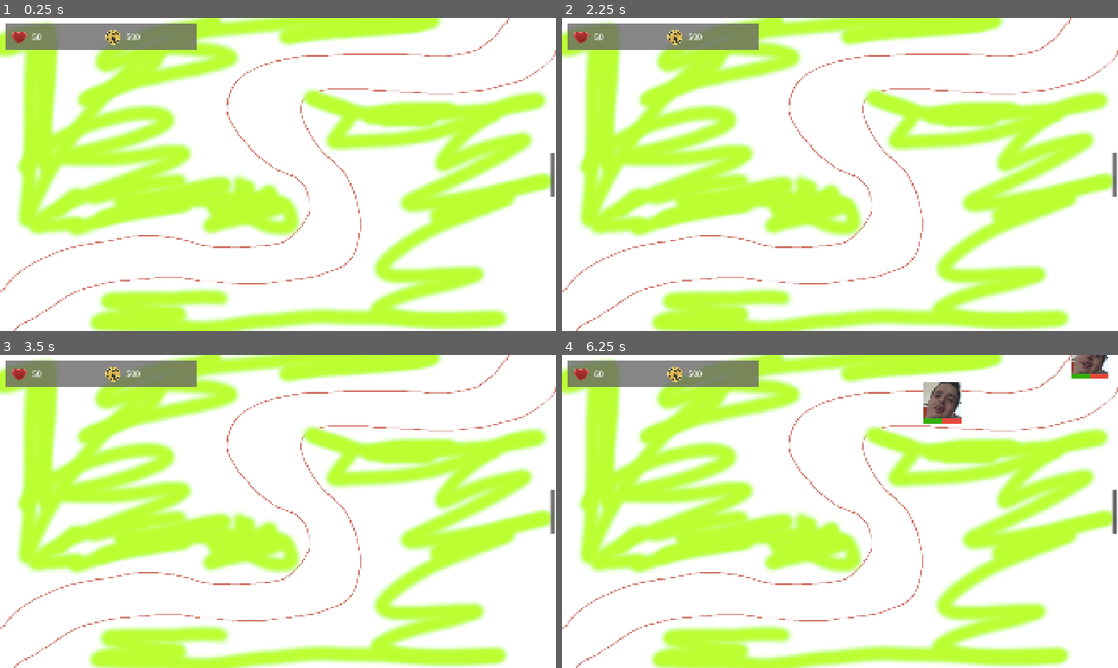
Above: before the commit, frames 1-4 (two rows, left to right).
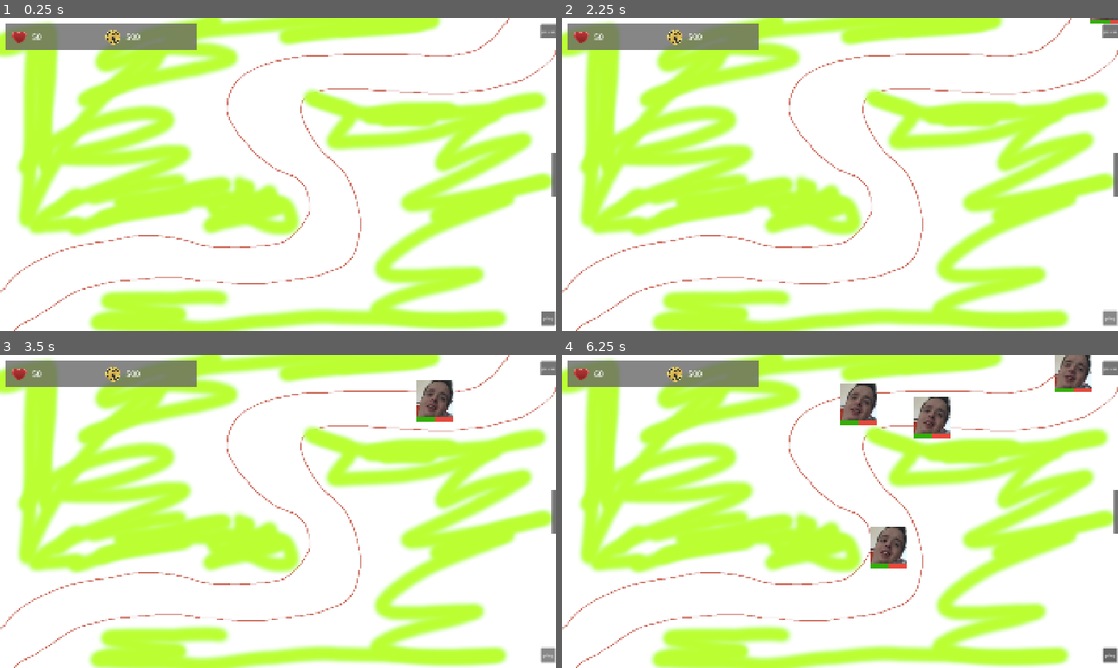
Above: after the commit, the same moments.

Repository: AstroFP/BrainRot-Tower-Defense
Game: Godot game, scene res://scenes/levels/test_level.tscn
Same seed, same stepped clock (60 frames per second), same inputs: the game is played once before the commit and once after it.
Inputs (mouse positions are in pixels of both pictures, inside the frame that each line leads up to; where the layout moved, square brackets give the same spot in the first picture):
- Up to frame 1 (0.25 s): no input
- Up to frame 2 (2.25 s): click (1117, 174) [1112, 174] at 0.5 s; click (1012, 30) at 1.25 s, where only the run after the commit has a clickable "pause"; click (1112, 318) at 2 s, where only the run after the commit has a clickable "play"
- Up to frame 3 (3.5 s): click (550, 655) at 2.75 s, where only the run after the commit has a clickable "play"
- Up to frame 4 (6.25 s): click (1112, 655) at 3.5 s, where only the run after the commit has a clickable "play"; move the mouse to (962, 495) at 4.27 s; hold Space (play) 4.28-5 s; click (962, 495) at 4.42 s; drag from (728, 527) to (840, 511) at 5.02 s; move the mouse to (895, 442) at 5.77 s; hold Space (play) from 5.78 s (still down); tap O (add_lives) at 5.85 s; click (895, 442) at 5.92 s

The runs differ from the first frame. In frame 1, 0.4% of the frame differs, in the area x 97-100%, y 1-99%; in frame 2, 0.5%; in frame 3, 1.3%; in frame 4, 4.2%, in the area x 50-100%, y 0-99%.

Commit message:
feat: Add play button functionality and pause menu structure to ui

Diff:
--- a/scenes/ui/ui.tscn
+++ b/scenes/ui/ui.tscn
@@ -1,8 +1,9 @@
-[gd_scene load_steps=7 format=3 uid="uid://dx21gmg74ok58"]
+[gd_scene load_steps=8 format=3 uid="uid://dx21gmg74ok58"]
 
 [ext_resource type="Script" uid="uid://p704y804ilip" path="res://scripts/ui/ui_manager.gd" id="1_f5cxw"]
 [ext_resource type="Script" uid="uid://dp3vwacdwcwb4" path="res://scripts/buy_menu_manager.gd" id="1_u7n8c"]
 [ext_resource type="Script" uid="uid://cydr451m3h3lq" path="res://scenes/ui/resources_panel.gd" id="3_0dwhk"]
+[ext_resource type="Script" uid="uid://cpyc1d248rktr" path="res://scripts/ui/play_btn.gd" id="3_7vp6q"]
 [ext_resource type="Texture2D" uid="uid://ckok8l2ekcfew" path="res://assets/sprites/ui/heart.png" id="3_g5kmx"]
 [ext_resource type="Texture2D" uid="uid://bs6obqfnecq1v" path="res://assets/sprites/ui/rotcoin.png" id="5_0dwhk"]
 [ext_resource type="Script" uid="uid://ct5j6a4vnfb62" path="res://scripts/ui/game_over_panel.gd" id="6_pfayw"]
@@ -60,10 +61,31 @@
 theme_override_constants/separation = 15
 script = ExtResource("1_u7n8c")
 
-[node name="ToggleTowerBuyMenuBtn" type="Button" parent="UIContainer/UI/TowerBuyMenuWrapper"]
+[node name="RightMenuBtnContainer" type="MarginContainer" parent="UIContainer/UI/TowerBuyMenuWrapper"]
+layout_mode = 2
+theme_override_constants/margin_top = 20
+theme_override_constants/margin_bottom = 20
+
+[node name="PauseBtn" type="Button" parent="UIContainer/UI/TowerBuyMenuWrapper/RightMenuBtnContainer"]
+custom_minimum_size = Vector2(50, 50)
+layout_mode = 2
+size_flags_horizontal = 4
+size_flags_vertical = 0
+text = "pause"
+
+[node name="ToggleTowerBuyMenuBtn" type="Button" parent="UIContainer/UI/TowerBuyMenuWrapper/RightMenuBtnContainer"]
 custom_minimum_size = Vector2(15, 150)
 layout_mode = 2
-size_flags_vertical = 4
+size_flags_horizontal = 8
+size_flags_vertical = 4
+
+[node name="PlayBtn" type="Button" parent="UIContainer/UI/TowerBuyMenuWrapper/RightMenuBtnContainer"]
+custom_minimum_size = Vector2(50, 50)
+layout_mode = 2
+size_flags_horizontal = 4
+size_flags_vertical = 8
+text = "play"
+script = ExtResource("3_7vp6q")
 
 [node name="TowerBuyMenu" type="MarginContainer" parent="UIContainer/UI/TowerBuyMenuWrapper"]
 z_index = 1
@@ -245,7 +267,79 @@
 theme_override_font_sizes/font_size = 28
 text = "Exit to menu"
 
-[connection signal="pressed" from="UIContainer/UI/TowerBuyMenuWrapper/ToggleTowerBuyMenuBtn" to="UIContainer/UI/TowerBuyMenuWrapper" method="_on_toggle_tower_buy_menu_btn_pressed"]
+[node name="PauseMenu" type="MarginContainer" parent="UIContainer/UI"]
+visible = false
+custom_minimum_size = Vector2(800, 500)
+layout_mode = 1
+anchors_preset = 8
+anchor_left = 0.5
+anchor_top = 0.5
+anchor_right = 0.5
+anchor_bottom = 0.5
+offset_left = -20.0
+offset_top = -20.0
+offset_right = 20.0
+offset_bottom = 20.0
+grow_horizontal = 2
+grow_vertical = 2
+
+[node name="PauseMenuBg" type="ColorRect" parent="UIContainer/UI/PauseMenu"]
+layout_mode = 2
+color = Color(0.585062, 0.585062, 0.585062, 1)
+
+[node name="PauseMenuItemsWrapper" type="MarginContainer" parent="UIContainer/UI/PauseMenu/PauseMenuBg"]
+layout_mode = 1
+anchors_preset = 15
+anchor_right = 1.0
+anchor_bottom = 1.0
+grow_horizontal = 2
+grow_vertical = 2
+theme_override_constants/margin_top = 40
+
+[node name="PauseMenuItems" type="VBoxContainer" parent="UIContainer/UI/PauseMenu/PauseMenuBg/PauseMenuItemsWrapper"]
+layout_mode = 2
+
+[node name="PauseMenuHeader" type="Label" parent="UIContainer/UI/PauseMenu/PauseMenuBg/PauseMenuItemsWrapper/PauseMenuItems"]
+layout_mode = 2
+size_flags_vertical = 1
+theme_override_colors/font_color = Color(1, 1, 1, 1)
+theme_override_colors/font_outline_color = Color(0, 0, 0, 1)
+theme_override_constants/outline_size = 12
+theme_override_font_sizes/font_size = 64
+text = "Pause"
+horizontal_alignment = 1
+vertical_alignment = 1
+
+[node name="HSeparator" type="HSeparator" parent="UIContainer/UI/PauseMenu/PauseMenuBg/PauseMenuItemsWrapper/PauseMenuItems"]
+layout_mode = 2
+theme_override_constants/separation = 40
+
+[node name="PlayAgainBtn" type="Button" parent="UIContainer/UI/PauseMenu/PauseMenuBg/PauseMenuItemsWrapper/PauseMenuItems"]
+custom_minimum_size = Vector2(250, 0)
+layout_mode = 2
+size_flags_horizontal = 4
+size_flags_vertical = 4
+theme_override_font_sizes/font_size = 28
+text = "Play again"
+
+[node name="ReplayLastWaveBtn" type="Button" parent="UIContainer/UI/PauseMenu/PauseMenuBg/PauseMenuItemsWrapper/PauseMenuItems"]
+custom_minimum_size = Vector2(250, 0)
+layout_mode = 2
+size_flags_horizontal = 4
+size_flags_vertical = 4
+theme_override_font_sizes/font_size = 28
+text = "Replay last wave"
+
+[node name="ExitBtn" type="Button" parent="UIContainer/UI/PauseMenu/PauseMenuBg/PauseMenuItemsWrapper/PauseMenuItems"]
+custom_minimum_size = Vector2(250, 0)
+layout_mode = 2
+size_flags_horizontal = 4
+size_flags_vertical = 4
+theme_override_font_sizes/font_size = 28
+text = "Exit to menu"
+
+[connection signal="pressed" from="UIContainer/UI/TowerBuyMenuWrapper/RightMenuBtnContainer/ToggleTowerBuyMenuBtn" to="UIContainer/UI/TowerBuyMenuWrapper" method="_on_toggle_tower_buy_menu_btn_pressed"]
+[connection signal="pressed" from="UIContainer/UI/TowerBuyMenuWrapper/RightMenuBtnContainer/PlayBtn" to="." method="_on_play_btn_pressed"]
 [connection signal="available_money_changed" from="UIContainer/UI/ResourcesPanel" to="UIContainer/UI/TowerBuyMenuWrapper" method="_on_available_money_changed"]
 [connection signal="pressed" from="UIContainer/UI/GameOverPanel/GameOverPanelBg/GameOverPanelItemsWrapper/GameOverPanelItems/PlayAgainBtn" to="UIContainer/UI/GameOverPanel" method="_on_play_again_btn_pressed"]
 [connection signal="pressed" from="UIContainer/UI/GameOverPanel/GameOverPanelBg/GameOverPanelItemsWrapper/GameOverPanelItems/ReplayLastWaveBtn" to="UIContainer/UI/GameOverPanel" method="_on_replay_last_wave_btn_pressed"]
--- a/scripts/buy_menu_manager.gd
+++ b/scripts/buy_menu_manager.gd
@@ -11,7 +11,7 @@
 
 
 # menu toggle button
-@onready var toggle_tower_buy_menu_btn = $ToggleTowerBuyMenuBtn
+@onready var toggle_tower_buy_menu_btn = $RightMenuBtnContainer/ToggleTowerBuyMenuBtn
 
 @onready var tower_buy_menu = $TowerBuyMenu
 @onready var playable_area = $"../PlayableArea"
--- a/scripts/game_manager.gd
+++ b/scripts/game_manager.gd
@@ -56,12 +56,6 @@
 
 
 func _process(_delta):
-	if current_wave < max_waves:
-		if Input.is_action_pressed("play"):
-			if !wave_in_progress:
-				spawn_wave(current_wave-1)
-				current_wave += 1
-
 	# check if wave in progress
 	for path in paths:
 		if path.get_child_count() > 1:
@@ -129,6 +123,7 @@
 func setup_ui():
 	ui = ui_scene.instantiate()
 	ui.game_rules = game_rules
+	ui.connect("play_btn_pressed",_on_play_btn_pressed)
 	add_child(ui)
 
 
@@ -178,3 +173,10 @@
 func _on_game_over():
 	ui.show_game_over_panel(current_wave)
 	pause_game()
+
+
+func _on_play_btn_pressed():
+	if current_wave < max_waves:
+			if !wave_in_progress:
+				spawn_wave(current_wave-1)
+				current_wave += 1
--- a/scripts/ui/game_over_panel.gd
+++ b/scripts/ui/game_over_panel.gd
@@ -10,7 +10,7 @@
 
 
 # Called every frame. 'delta' is the elapsed time since the previous frame.
-func _process(delta):
+func _process(_delta):
 	pass
 
 func show_game_over_panel(waves_survived: int):
--- /dev/null
+++ b/scripts/ui/play_btn.gd
@@ -0,0 +1,11 @@
+class_name PlayButton
+extends Button
+
+# Called when the node enters the scene tree for the first time.
+func _ready():
+	pass # Replace with function body.
+
+
+# Called every frame. 'delta' is the elapsed time since the previous frame.
+func _process(_delta):
+	pass
--- a/scripts/ui/ui_manager.gd
+++ b/scripts/ui/ui_manager.gd
@@ -2,10 +2,13 @@
 extends CanvasLayer
 
 #signal money_count_changed(amount:int)
+signal play_btn_pressed
 
 @onready var tower_buy_menu_wrapper = $UIContainer/UI/TowerBuyMenuWrapper
 @onready var resources_panel = $UIContainer/UI/ResourcesPanel
 @onready var game_over_panel = $UIContainer/UI/GameOverPanel
+@onready var play_btn = $UIContainer/UI/TowerBuyMenuWrapper/RightMenuBtnContainer/PlayBtn
+@onready var pause_menu = $UIContainer/UI/PauseMenu
 
 var game_rules: GameRules
 
@@ -33,3 +36,8 @@
 
 func show_game_over_panel(waves_survived: int):
 	game_over_panel.show_game_over_panel(waves_survived)
+
+
+# signal handlers
+func _on_play_btn_pressed():
+	emit_signal("play_btn_pressed")
Not shown, added: scripts/ui/play_btn.gd.uid
